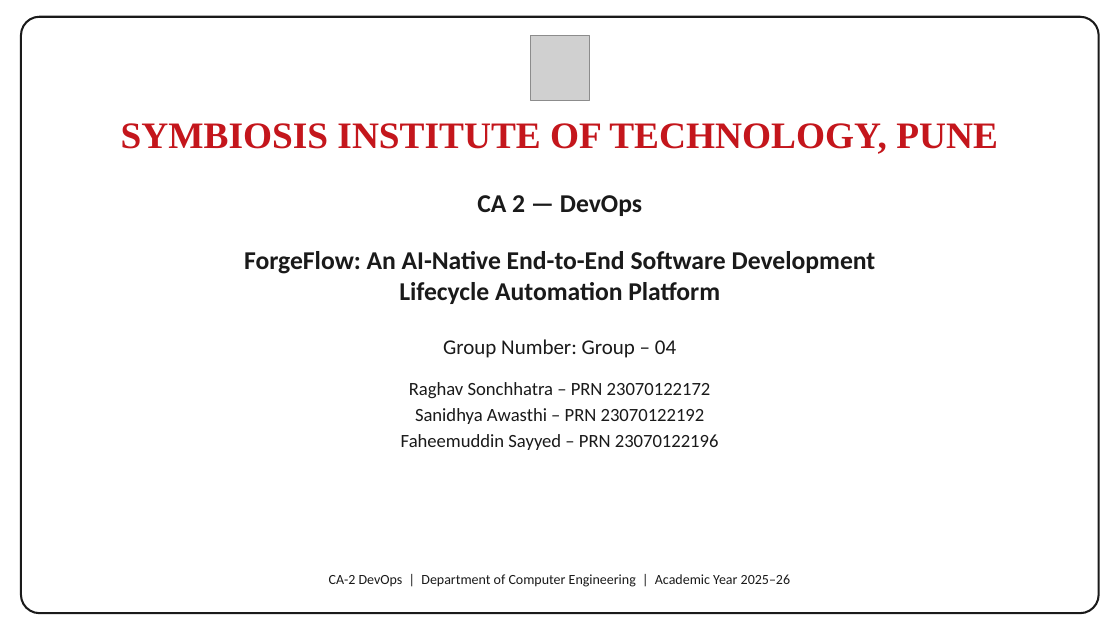
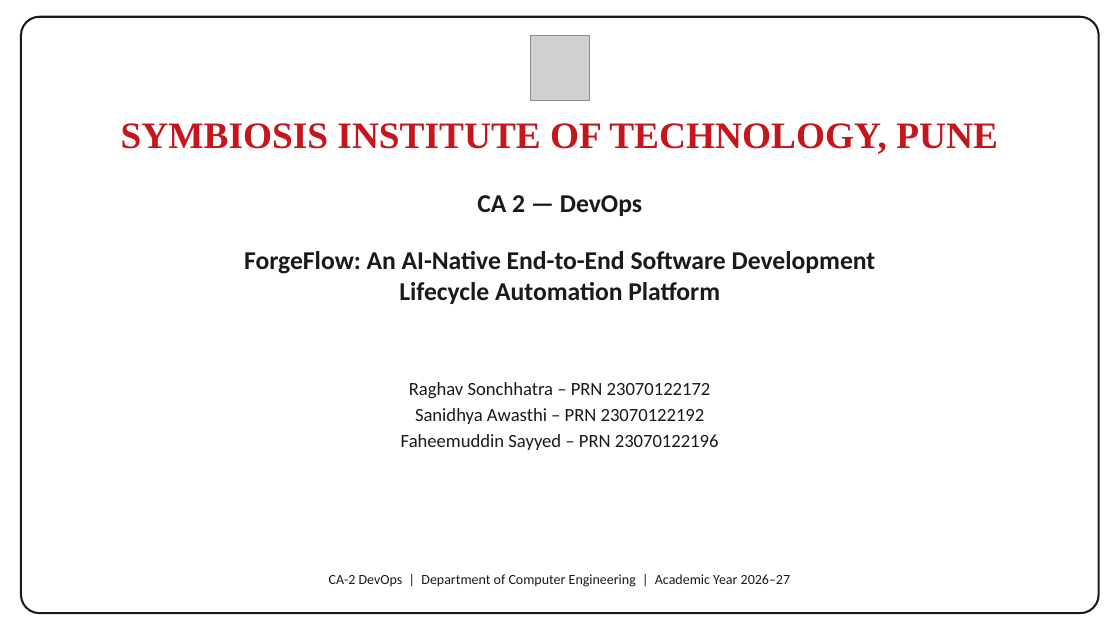
Before and after one commit to Faheem219/ForgeFlow, a slide deck: slide 1 of docs/devops/ForgeFlow_CA2_DevOps_Presentation.pptx. Drawn at 1120x630 pixels with LibreOffice and Linux fonts; fonts in the diff are those of the drawing; grey boxes stand for pictures. Boxes give left, top, right and bottom in pixels: in the first picture for what was removed or moved away, otherwise in the second. Text is boxed around its words. In the diff, an @@ line names an element or a change of style, - is before the commit and + after.

```diff
--- a/docs/devops/ForgeFlow_CA2_DevOps_Presentation.pptx
+++ b/docs/devops/ForgeFlow_CA2_DevOps_Presentation.pptx
@@ text removed at (x1=443, y1=339, x2=676, y2=358) @@
-Group Number: Group – 04
@@ text at (x1=329, y1=574, x2=790, y2=587): text changed @@
-CA-2 DevOps | Department of Computer Engineering | Academic Year 2025–26
+CA-2 DevOps | Department of Computer Engineering | Academic Year 2026–27
```
Also in this commit, not shown: 1 other slide changed, 2 other files.
